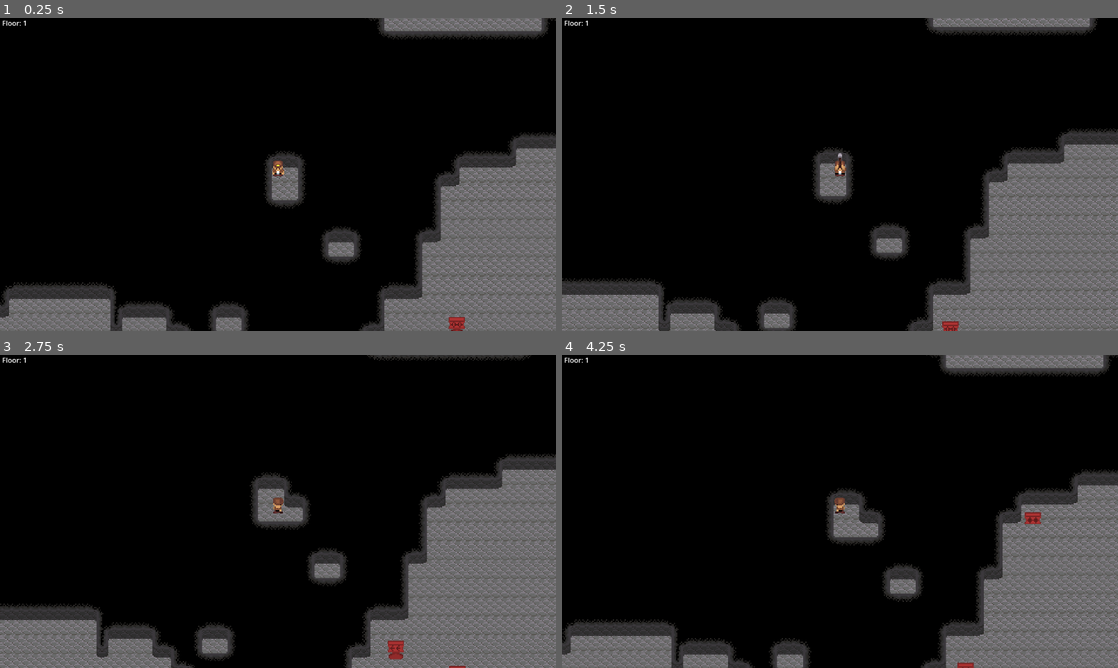
Above: before the commit, frames 1-4 (two rows, left to right).
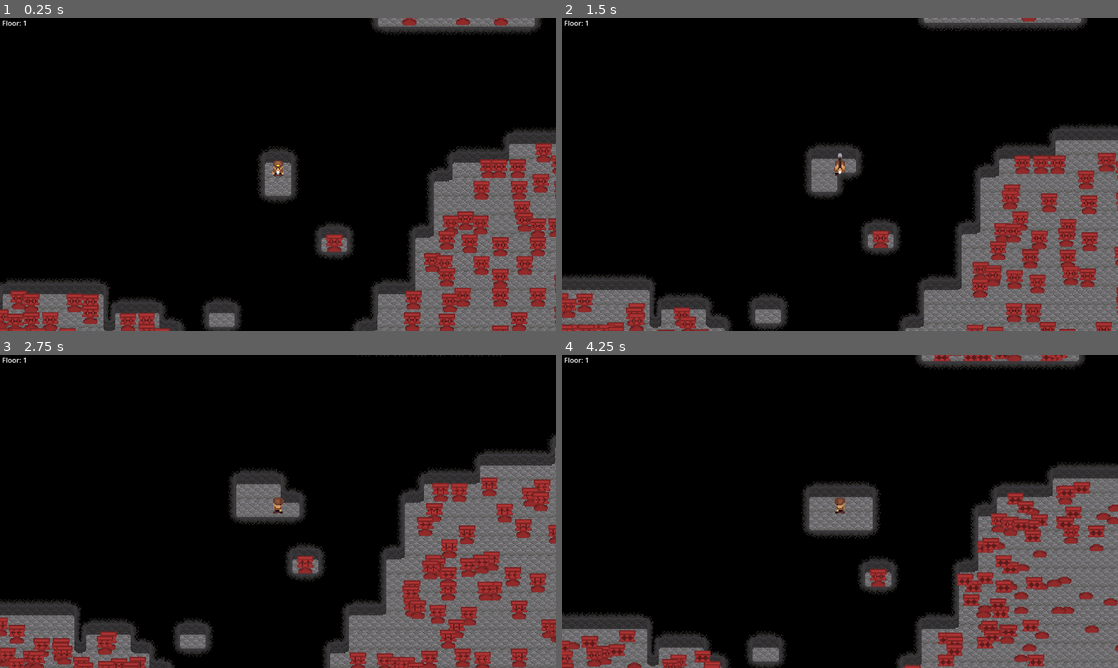
Above: after the commit, the same moments.

Repository: ethanbaedke/Mining-Game
Game: Godot game, scene res://game_manager.tscn
Two runs of this game, one before a commit and one after it. Both use one fixed random seed, a clock stepped at 60 frames per second and the inputs below.
Inputs:
- Up to frame 1 (0.25 s): no input
- Up to frame 2 (1.5 s): hold Right (move_right) 0.53-1.28 s; tap C (use_pickaxe) at 0.6, 1.35 s; hold Down (move_down) from 1.28 s (still down)
- Up to frame 3 (2.75 s): release Down (move_down) at 2.03 s; hold Right (move_right) from 2.03 s (still down); tap C (use_pickaxe) at 2.1 s
- Up to frame 4 (4.25 s): release Right (move_right) at 2.78 s; hold Up (move_up) 2.78-3.53 s; tap C (use_pickaxe) at 2.85, 3.6 s; hold Left (move_left) from 3.53 s (still down)

The runs differ from the first frame. In frame 1, 16% of the frame differs, in the area x 0-100%, y 0-100%; in frame 2, 17%; in frame 3, 21%; in frame 4, 21%.

Commit message:
Fixed player spawning on top of enemy.

Diff:
--- a/mining-game/mine_level.gd
+++ b/mining-game/mine_level.gd
@@ -87,7 +87,7 @@
 
 		# If this cell is empty, move the player there and return.
 		if (map[current.x + (current.y * MAP_WIDTH)] == 0):
-			player_character.global_position = current * 16
+			player_character.global_position = (current * 16.0) + Vector2(8.0, 8.0)
 			return
 		# Otherwise, add its surrounding cells to the queue to be checked against.
 		else:
@@ -163,9 +163,10 @@
 		for x:int in range(MAP_WIDTH):
 
 			# For each empty cell, there is a 1% chance to spawn a cannonhead enemy.
-			if (map[x + (y * MAP_WIDTH)] == 0 && rng.randi_range(0, 99) == 0):
+			if (map[x + (y * MAP_WIDTH)] == 0 && rng.randi_range(0, 1) == 0):
 
 				# Spawn the cannonhead enemy.
+				map[x + (y * MAP_WIDTH)] = 1
 				var enemy:CannonheadEnemy = CANNONHEAD_ENEMY_SCENE.instantiate()
 				enemy.position = Vector2((x * 16) + 8, (y * 16) + 8)
 				# Pass pathfinding for this mine level to the enemy.
